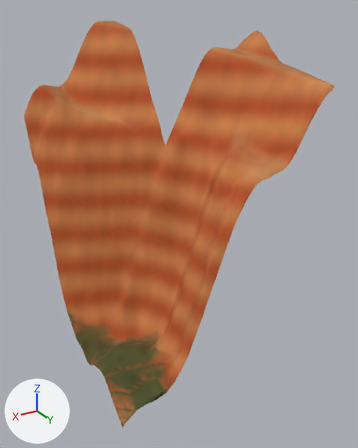
What one commit did to the glTF model public/desert-canyon/vista/terrain-002.glb.
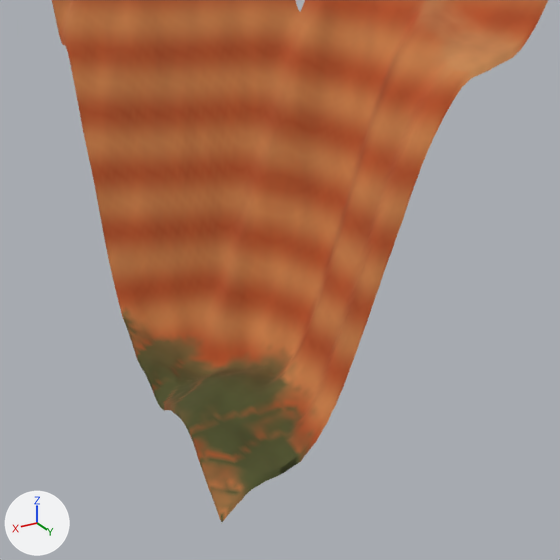
Old and new are each drawn whole from a camera (50 mm lens) standing at (211.0, 374.0, 302.0) and looking at (-5.0, 15.0, 123.0) and again close up on the part from 0% to 86% of the width and 31% to 100% of the height. Every picture has the same lights, and +X, +Y and +Z are marked at lower left. The first two pictures are the older version. Vertices at exactly the same position are counted once.

Names of what the first close-up shows: 'terrain-002'.
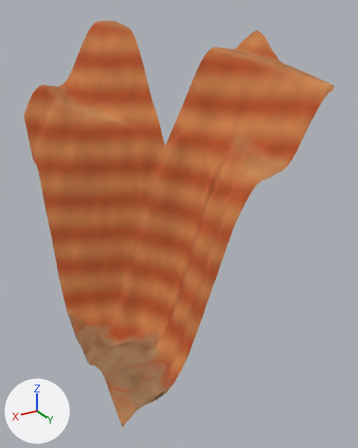
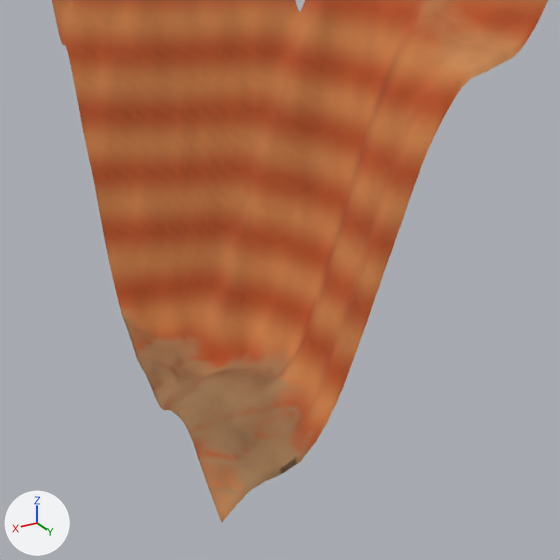
What changed in the scene script:
```text
Change me_mesh_0:
    where me_mesh_0.from_pydata(...)  # 7583 vertices, 14976 faces; spans x -96.0..96.0, y -96.0..96.0, z 0.0..294.0
    used by ob_terrain_002; location = (0.0, 0.0, 0.0)
    me_mesh_0 part 1: 1769 faces centred in x -59.0..96.0, y -96.0..96.0, z 3.0..242.0 are repainted in the vertex colours; the middle colour goes from orange #bb6f3f to orange #be7343
    me_mesh_0 part 2: 1105 faces centred in x -57.0..96.0, y -89.0..96.0, z 2.0..234.0 are repainted in the vertex colours; the middle colour goes from brown #72572d to brown #a3714b
    me_mesh_0 part 3: 1461 faces centred in x 47.0..96.0, y -5.0..96.0, z 12.0..35.0 are repainted in the vertex colours; the middle colour goes from dark yellow #505229 to brown #9b744f
```

Where the change shows, as pixel boxes [x1, y1, x2, y2] in the close-ups (560 x 560 px):
part 1 of me_mesh_0, edited (looks the same)
    both: [120, 0, 531, 522]
part 2 of me_mesh_0, recoloured (lighter)
    both: [123, 312, 316, 522]
part 3 of me_mesh_0, recoloured (dark yellow to brown)
    both: [138, 345, 301, 494]
